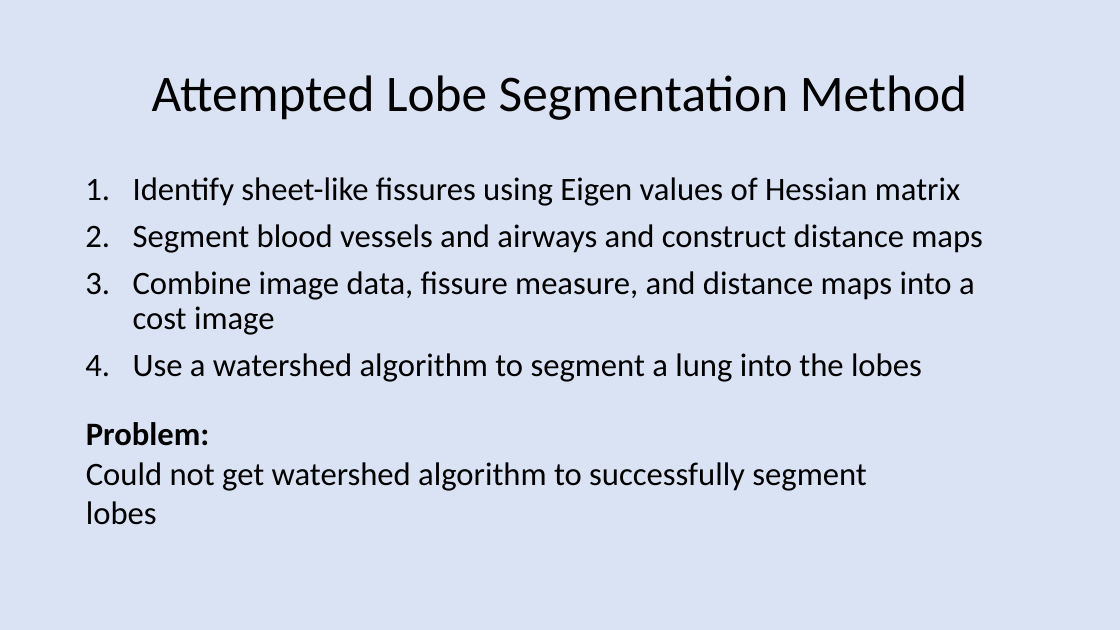
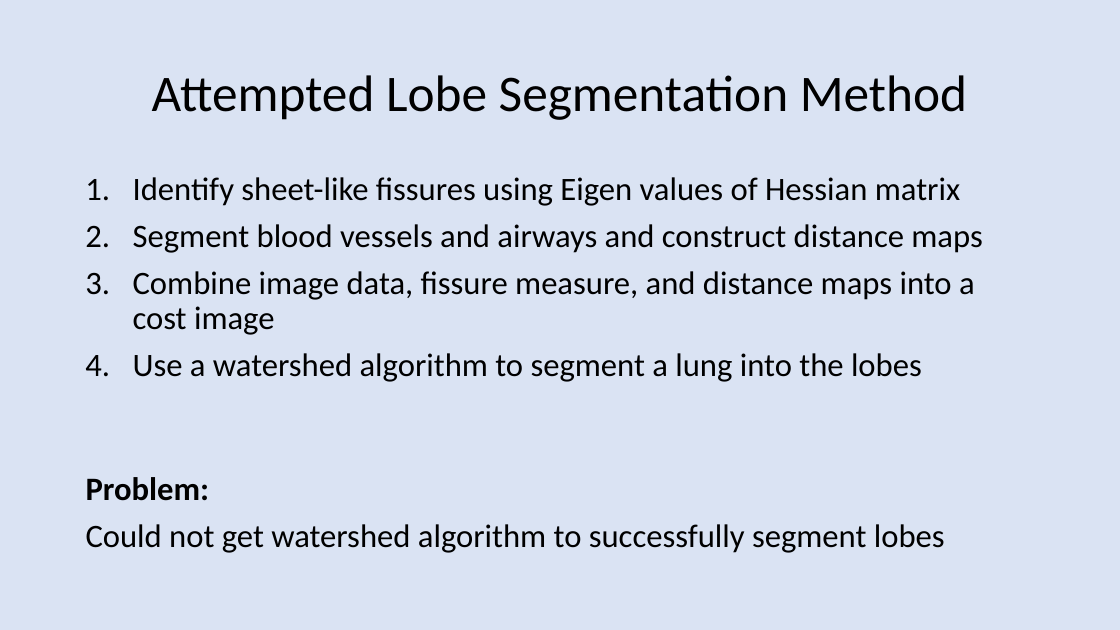
Before and after one commit to TerryGriffin/COMP.5230Project, a slide deck: slide 12 of doc/Presentation.pptx. Drawn at 1120x630 pixels with LibreOffice and Linux fonts; fonts in the diff are those of the drawing. Boxes give left, top, right and bottom in pixels: in the first picture for what was removed or moved away, otherwise in the second. Text is boxed around its words. In the diff, an @@ line names an element or a change of style, - is before the commit and + after.

```diff
--- a/doc/Presentation.pptx
+++ b/doc/Presentation.pptx
@@ text "Problem:": place and size @@
-text "Problem:" at bbox=[86, 422, 866, 525]
+text "Problem:" at bbox=[86, 477, 945, 553]
@@ text "Problem:" at bbox=[86, 477, 945, 553]: line spacing 1 to 0.9; more space between paragraphs @@
```
Also in this commit, not shown: 1 other slide changed, 7 other files.
